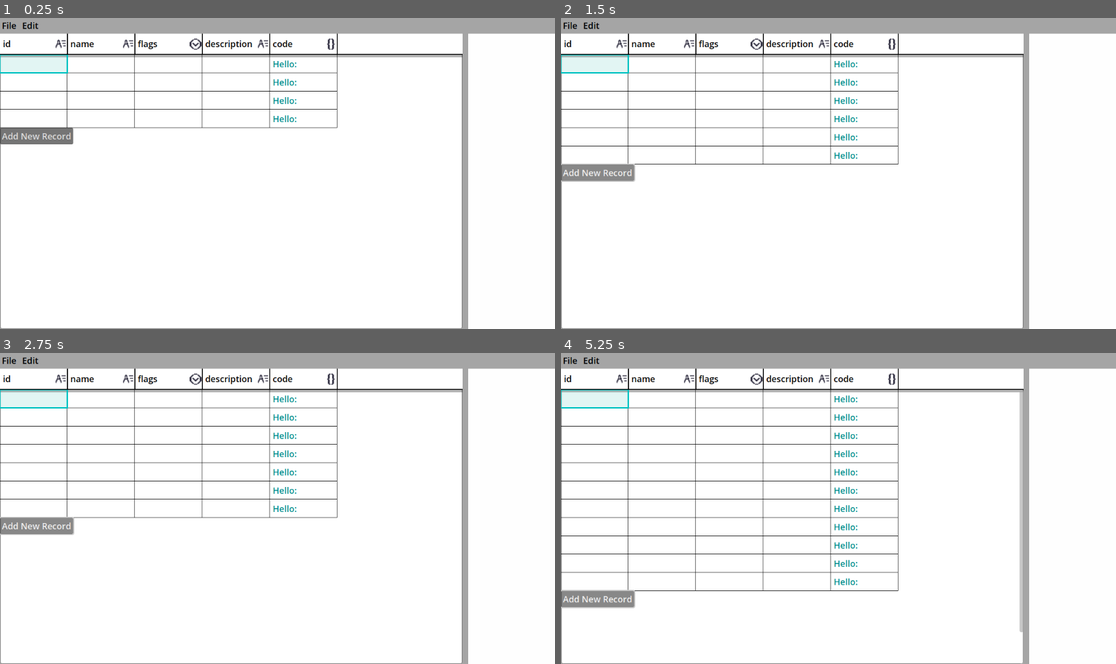
Above: before the commit, frames 1-4 (two rows, left to right).
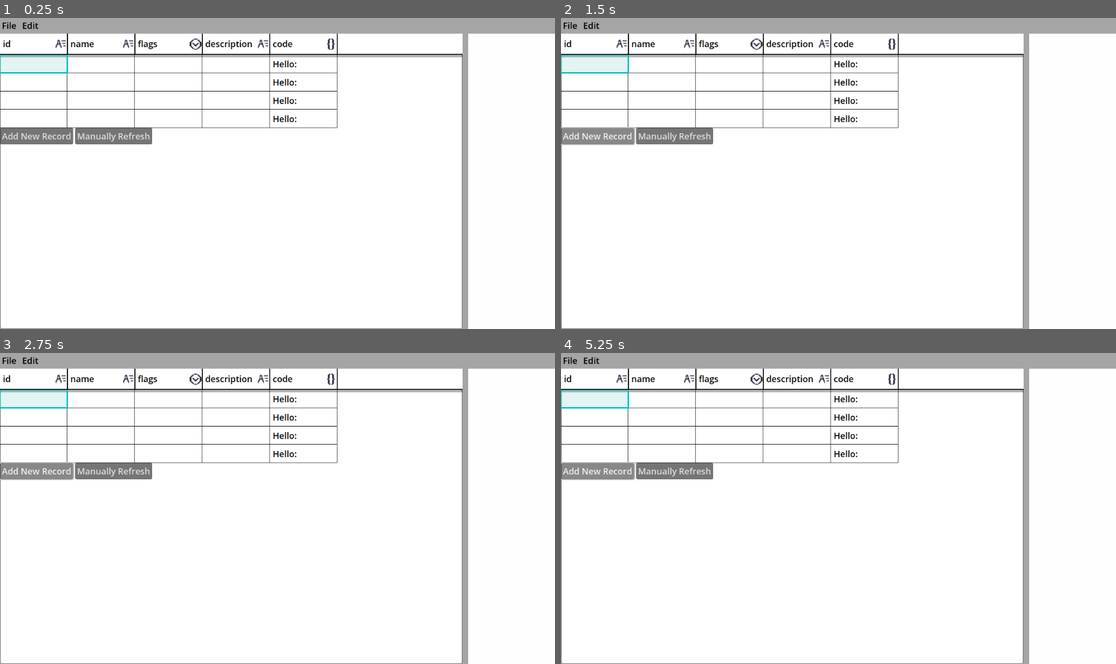
Above: after the commit, the same moments.

Repository: CoolDove/tabro
Game: Godot game, scene res://main.tscn
Two runs of this game, one before a commit and one after it. Both use one fixed random seed, a clock stepped at 60 frames per second and the inputs below.
Inputs:
- Up to frame 1 (0.25 s): no input
- Up to frame 2 (1.5 s): click "Add New Record" (after the commit: "Manually Refresh") at 0.5 s; click "Add New Record" at 1.25 s
- Up to frame 3 (2.75 s): click "Add New Record" at 2 s
- Up to frame 4 (5.25 s): click "Add New Record" at 2.75 s; click "Add New Record" at 3.5 s; click "Add New Record" at 4.25 s; click "Add New Record" at 5 s

The runs differ from the first frame. In frame 1, 1.0% of the frame differs, in the area x 13-54%, y 13-41%; in frame 2, 2.9%; in frame 3, 3.2%; in frame 4, 5.0%, in the area x 0-84%, y 12-100%.

Commit message:
cell cache

Diff:
--- a/scenes/table_edit.gd
+++ b/scenes/table_edit.gd
@@ -49,6 +49,51 @@
 
 var _filepath : String
 
+# size should be "width x height", when you want to find [row, column], go row + column * height
+# null  -> 脏，需要重新更新
+# Node  -> 已经缓存的子节点，且和当前值对应，可以直接在_update_cell_value中设置
+# 字符串 -> 已经缓存的用于直接显示的字符串，可以直接在_update_cell_value中设置
+var _cell_backup : Array
+func _refresh_cell_backup(size: int):
+	_cell_backup.resize(size)
+	for i in size:
+		if _cell_backup[i] is Node: _cell_backup[i].queue_free()
+		_cell_backup[i] = null
+	print("refresh cell backup to size:	%s" % size)
+
+func _find_cell_backup(row: int, column: int):
+	var index :int= row + column * data.records.size()
+	if _cell_backup.size() > index:
+		return _cell_backup[index]
+	else:
+		return null
+
+func _upload_cell_backup(row: int, column: int, value) -> bool:
+	assert(value != null, "Dont do this! Use `_remove_cell_backup` instead.")
+	var index :int= row + column * data.records.size()
+	if _cell_backup.size() > index:
+		_cell_backup[index] = value
+		return true
+	return false
+
+func _remove_cell_backup(row: int, column: int):
+	var index :int= row + column * data.records.size()
+	if _cell_backup.size() > index:
+		var value = _cell_backup[index]
+		if value is Node: value.queue_free()
+		_cell_backup[index] = null
+
+func _remove_cell_backup_by_column(column: int) -> bool:
+	var current_table_size = data.fields.size() * data.records.size()
+	if _cell_backup.size() != current_table_size:
+		print("size doesn't match")
+		return false
+	var start :int= column * data.records.size()
+	for i in range(start, start + data.records.size()):
+		var value = _cell_backup[i]
+		if value is Node: value.queue_free()
+		_cell_backup[i] = null
+	return true
 
 static func load_from_data(tbrdata: TabroData) -> TableEdit:
 	var _TableEdit = preload("./table_edit.tscn")
@@ -116,14 +161,30 @@
 	_virtual_spacing_after = Control.new()
 	_virtual_spacing_after.size_flags_horizontal = Control.SIZE_EXPAND_FILL
 	_virtual_spacing_after.size_flags_vertical = Control.SIZE_SHRINK_END
+
+	var bottom_buttons = HBoxContainer.new()
+	bottom_buttons.set_anchors_preset(PRESET_TOP_LEFT)
+	_virtual_spacing_after.add_child(bottom_buttons)
+
 	var btn_new_record = Button.new()
 	btn_new_record.text = "Add New Record"
 	btn_new_record.pressed.connect(func():
 		data.add_record()
+		# refresh()
+	)
+	bottom_buttons.add_child(btn_new_record)
+
+	var btn_manually_refresh = Button.new()
+	btn_manually_refresh.text = "Manually Refresh"
+	btn_manually_refresh.pressed.connect(func():
 		refresh()
-	)
-	btn_new_record.set_anchors_preset(PRESET_TOP_LEFT)
-	_virtual_spacing_after.add_child(btn_new_record)
+		for row in data.records.size():
+			for column in data.fields.size():
+				var backup = _find_cell_backup(row, column)
+				print("%s, " % backup)
+			print("---")
+	)
+	bottom_buttons.add_child(btn_manually_refresh)
 
 	grid.add_child(_virtual_spacing_before, false, INTERNAL_MODE_FRONT)
 	grid.add_child(_virtual_spacing_after, false, INTERNAL_MODE_BACK)
@@ -219,6 +280,17 @@
 var _watch_mem_pool_count_last : int
 var _watch_mem_pool_target : int
 func _process(delta):
+	var current_table_size = data.fields.size() * data.records.size()
+	if _cell_backup.size() != current_table_size:
+		_refresh_cell_backup(current_table_size)
+
+	if _debug_update_cell_value_count_inframe > 0:
+		print("update cells in frame: %s" % _debug_update_cell_value_count_inframe)
+		_debug_update_cell_value_count_inframe = 0
+	if _debug_cell_backup_hit > 0:
+		print("cell backup hit in frame: %s" % _debug_cell_backup_hit)
+		_debug_cell_backup_hit = 0
+
 	# Watch memory
 	if _watch_mem_interval >= 0:
 		_watch_mem_interval -= delta
@@ -287,7 +359,8 @@
 			for o in fieldinfo.toption_options: editor.add_item(o)
 			editor.on_value_changed.connect(func(value):
 				data.records[row][column] = value
-				_update_cell_value(cell_control, column, row, value)
+				_remove_cell_backup(row, column)
+				#_update_cell_value(cell_control, column, row, value)
 			)
 			editor.on_exit_code.connect(func(code:CellValueEditorStatic.ExitCode):
 				var rn :int = row
@@ -315,7 +388,8 @@
 			editor.text = "%s" % celldata if celldata != null else ""
 			editor.text_changed.connect(func(text:String):
 				data.records[row][column] = text
-				_update_cell_value(cell_control, column, row, text)
+				_remove_cell_backup(row, column)
+				#_update_cell_value(cell_control, column, row, text)
 			)
 			editor.on_exit_code.connect(func(code:CellValueEditorStatic.ExitCode):
 				var rn :int = row
@@ -381,12 +455,14 @@
 		elif to_type == Main.FieldType.STRING:
 			record[column] = plain_text
 
-	for r in range(visible_begin, visible_end):
-		var linectnr = _try_get_line_ctnr(r)
-		if linectnr != null:
-			var cellctrl = linectnr.get_child(column)
-			if cellctrl != null:
-				_update_cell_value(cellctrl, column, r, data.records[r][column])
+	_remove_cell_backup_by_column(column)
+	call_deferred("refresh")
+	#for r in range(visible_begin, visible_end):
+		#var linectnr = _try_get_line_ctnr(r)
+		#if linectnr != null:
+			#var cellctrl = linectnr.get_child(column)
+			#if cellctrl != null:
+				#_update_cell_value(cellctrl, column, r, data.records[r][column])
 
 func refresh():
 	if data == null:
@@ -480,14 +556,35 @@
 			_update_cell_value(cellctrl, col, r, rowdata[col])
 	grid.queue_redraw()
 
+var _debug_update_cell_value_count_inframe :int
+var _debug_cell_backup_hit :int
 func _update_cell_value(control: Control, column: int, row: int, celldata):
 	# print("update cell value of: [row: %s, column: %s]" % [column, row])
 	var fieldinfo = fields[column]
-	for c in control.get_children(): c.queue_free() # Clear the children, some complex types add children to show things, like multi-option type.
+	# Remove the children, some complex types add children to show things, like multi-option type.
+	for c in control.get_children(): control.remove_child(c)
+
+	var backup = _find_cell_backup(row, column)
+	if backup != null:
+		if backup is String:
+			control.set("text", backup)
+			_debug_cell_backup_hit += 1
+			return
+		elif backup is Node:
+			if backup.get_parent() != null:
+				backup.reparent(control, false)
+			else:
+				control.add_child(backup)
+			_debug_cell_backup_hit += 1
+			return
+		else:
+			print("unknown cell backup type: %s" % backup)
 
 	if fieldinfo.type == Main.FieldType.STRING:
-		control.set("text", celldata if celldata is String else "")
-		control.add_theme_color_override("font_color", Color.BLACK)
+		var value :String= celldata if celldata is String else ""
+		control.set("text", value)
+		# control.add_theme_color_override("font_color", Color.BLACK)
+		_upload_cell_backup(row, column, value)
 	elif fieldinfo.type == Main.FieldType.NUMBER:
 		var data :String= celldata if celldata is String else ""
 		if data == "":
@@ -499,8 +596,10 @@
 				(is_int && data.is_valid_int()) || \
 				(is_float && data.is_valid_float())
 			if type_match:
-				control.set("text", data.to_int() if is_int else (data.to_float() if is_float else "Unknown Number Type"))
-				control.add_theme_color_override("font_color", Color.DARK_GREEN)
+				var value :String= data.to_int() if is_int else (data.to_float() if is_float else "Unknown Number Type")
+				control.set("text", value)
+				# control.add_theme_color_override("font_color", Color.DARK_GREEN)
+				_upload_cell_backup(row, column, value)
 	elif fieldinfo.type == Main.FieldType.OPTION:
 		var valid = true
 		if celldata is not Array[int]:
@@ -526,6 +625,7 @@
 				lb.set_deferred("color", Color.from_hsv(h, 0.7, 0.6))
 				ctnr.add_child(lb)
 			control.set("text", "")
+			_upload_cell_backup(row, column, scroll_ctnr)
 		#else:
 			#control.set("text", "???(%s)" % celldata)
 			#control.add_theme_color_override("font_color", Color(1,0,0,0.2))
@@ -542,17 +642,19 @@
 			if process_func > -1:
 				var result = script.call("process_value", "" if celldata == null || typeof(celldata) != TYPE_STRING else celldata)
 				control.set("text", result)
-				control.add_theme_color_override("font_color", Color.DARK_CYAN)
+				# control.add_theme_color_override("font_color", Color.DARK_CYAN)
 				ok = true
+				_upload_cell_backup(row, column, result)
 		else:
 			print("Script compile error: %s" % err)
 
 		if not ok:
 			control.set("text", celldata)
-			control.add_theme_color_override("font_color", Color.DARK_CYAN)
+			# control.add_theme_color_override("font_color", Color.DARK_CYAN)
 	else:
 		control.set("text", celldata)
-		control.add_theme_color_override("font_color", Color.BLACK)
+		# control.add_theme_color_override("font_color", Color.BLACK)
+	_debug_update_cell_value_count_inframe += 1
 
 # You can always call this after either creating a cellctrl or getting from a pool
 func _initialize_cellctrl(cellctrl: Label):
